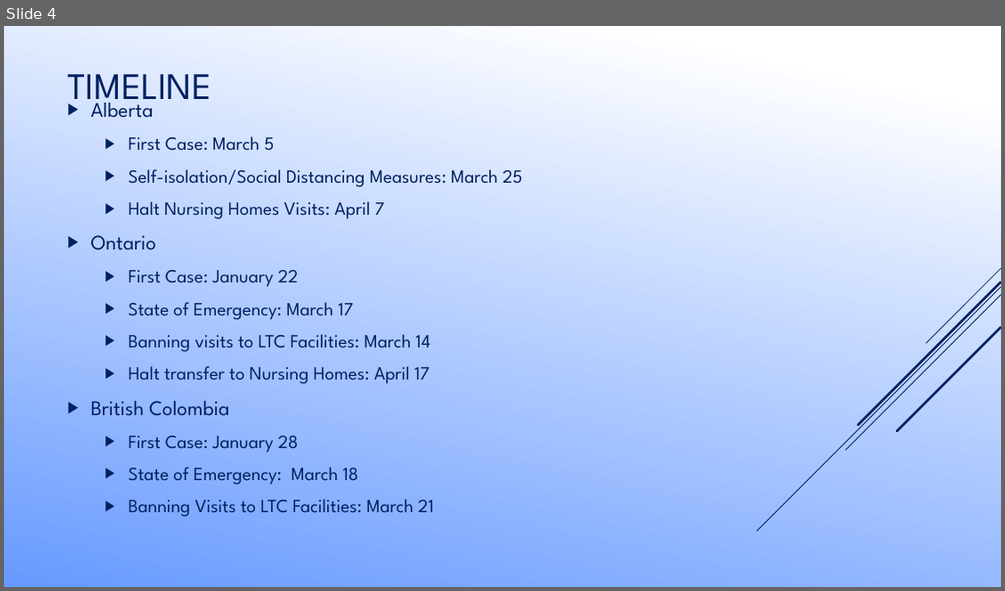
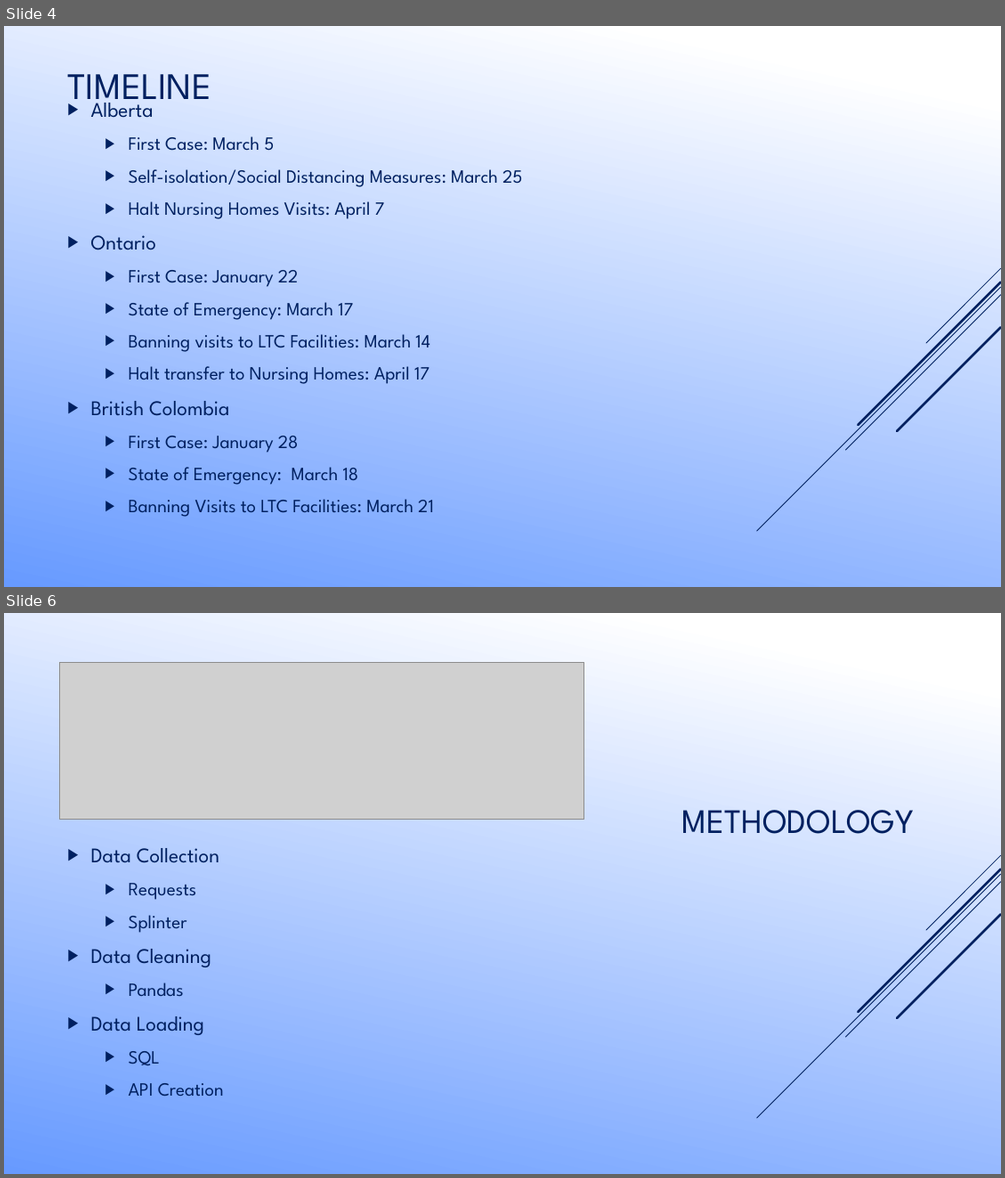
Before and after one commit to ashwinabraham34/Project-2, a slide deck: PPTemplate/PP Design.pptx. Shown one above the other, each under a label of ours: slide 4 before the commit, slides 4 and 6 after it; the slides between them are not shown. The pictures are 1005x591 and 1005x1178 pixels, drawn with LibreOffice and Linux fonts; fonts in the diff are those of the drawing; grey boxes stand for pictures. Boxes give left, top, right and bottom in pixels: in the first picture for what was removed or moved away, otherwise in the second. Text is boxed around its words. In the diff, an @@ line names an element or a change of style, - is before the commit and + after.

```diff
--- a/PPTemplate/PP Design.pptx
+++ b/PPTemplate/PP Design.pptx
@@ slide 6 added at <box>4,613,1001,1174</box>, background gradient #FFFFFF to #689BFF; not listed: 5 template elements that a slide beside it also shows @@
@@ picture added at <box>60,662,584,819</box> @@
@@ title added at <box>681,810,914,834</box>, 33 pt, text #002060 @@
+METHODOLOGY
@@ text added at <box>91,848,224,1095</box>, 20 pt, text #002060 @@
+▶ Data Collection
+  ▶ Requests
+  ▶ Splinter
+▶ Data Cleaning
+  ▶ Pandas
+▶ Data Loading
+  ▶ SQL
+  ▶ API Creation
```
Also in this commit, not shown: 1 slide changed, 2 other slides added.
